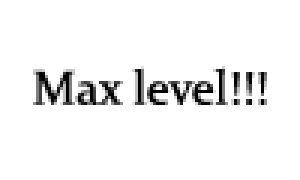
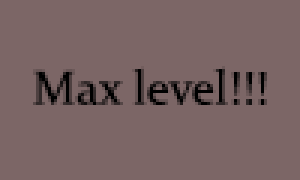
Layers edited between the first and the second 300 × 180 image:
showed "Camada 1", painted on it over [left=0, top=0, right=300, bottom=180]
